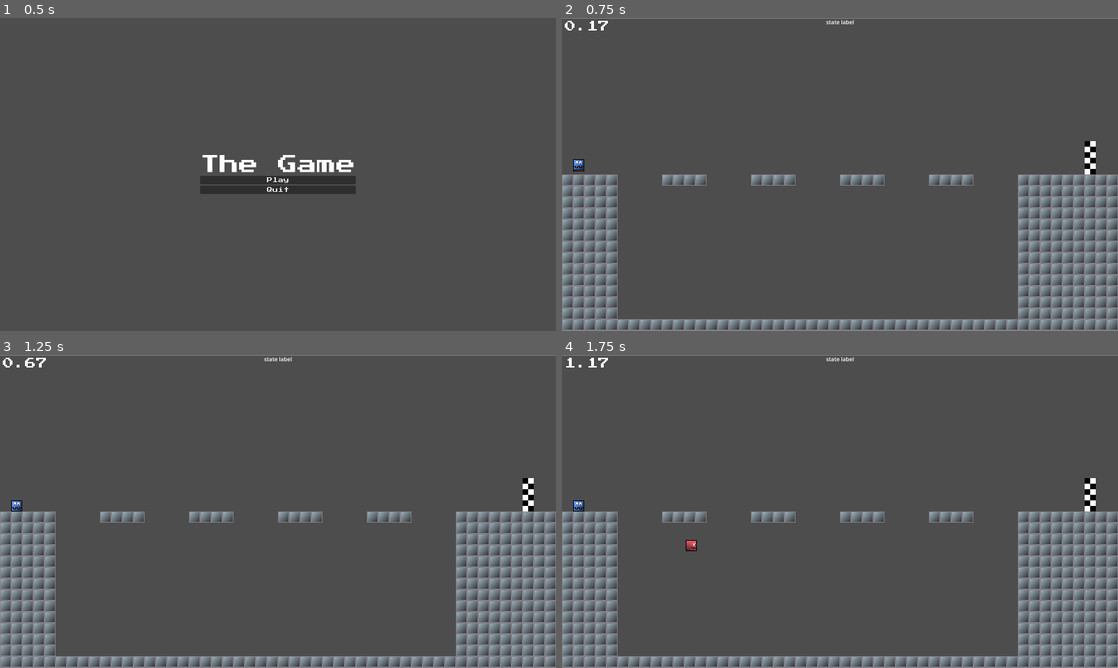
Above: before the commit, frames 1-4 (two rows, left to right).
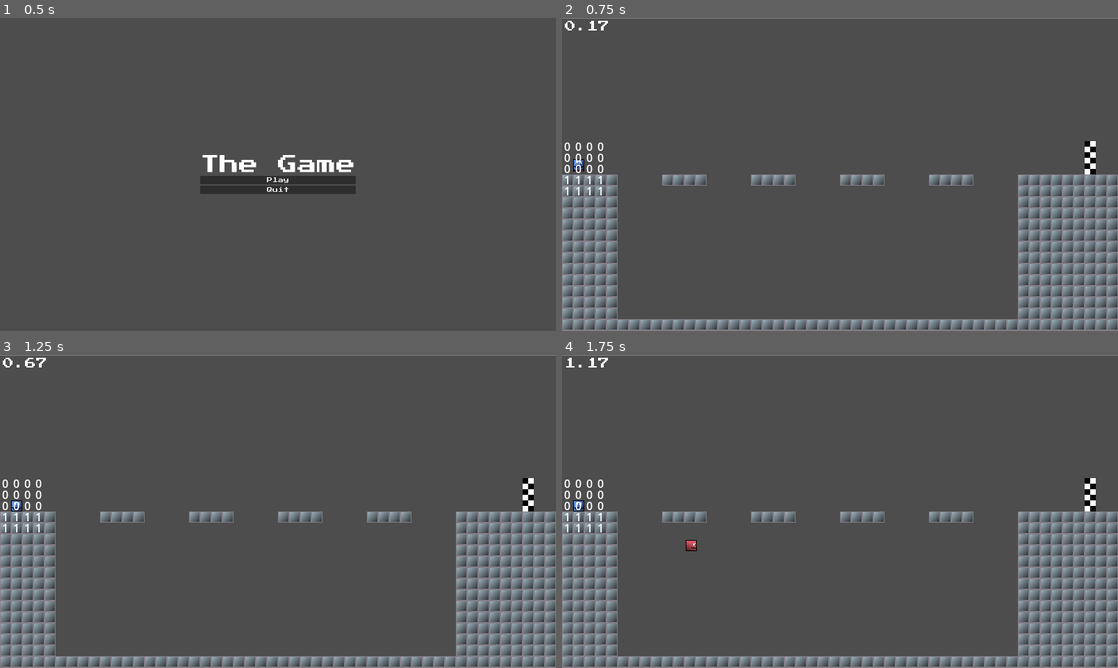
Above: after the commit, the same moments.

Repository: mdawso/dissertation
Game: Godot game, scene res://scenes/main.tscn
Two runs of this game, one before a commit and one after it. Both use one fixed random seed, a clock stepped at 60 frames per second and the inputs below.
Inputs:
- Up to frame 1 (0.5 s): no input
- Up to frame 2 (0.75 s): click "Play" at 0.5 s
- Up to frame 3 (1.25 s): no input
- Up to frame 4 (1.75 s): hold Right (right) from 1.28 s (still down); hold Shift (sprint) from 1.28 s (still down); tap Space (jump) at 1.52 s

Frame 1 is identical in both runs. In frame 2, 0.3% of the frame differs, in the area x 0-53%, y 0-57%; in frame 3, 0.3%; in frame 4, 0.3%.

Commit message:
changed to notebook for python side

Diff:
--- a/scenes/ai_player.tscn
+++ b/scenes/ai_player.tscn
@@ -29,19 +29,21 @@
 
 [node name="DEBUG_FinishLineVectorLengthLabel" type="Label" parent="FinishLineRaycast/DEBUG_FinishLineVector"]
 unique_name_in_owner = true
+visible = false
 offset_right = 40.0
 offset_bottom = 23.0
 horizontal_alignment = 1
 
 [node name="DEBUG_VisibleTileLabels" type="Node2D" parent="."]
 unique_name_in_owner = true
-visible = false
 top_level = true
 
 [node name="DEBUG_CanvasLayer" type="CanvasLayer" parent="."]
+visible = false
 
 [node name="DEBUG_StateLabel" type="Label" parent="DEBUG_CanvasLayer"]
 unique_name_in_owner = true
+visible = false
 anchors_preset = 5
 anchor_left = 0.5
 anchor_right = 0.5
--- a/scripts/ai_player.gd
+++ b/scripts/ai_player.gd
@@ -8,8 +8,9 @@
 const JUMP_VELOCITY = -400.0
 
 const SIGHT_RANGE = 2
+var numOfObservations = (2*SIGHT_RANGE+1)**2
 
-const gatheringData = true # bool to toggle all data gathering for model, debug
+const observing = true # bool to toggle all data gathering for model, debug
 
 @onready var finish_line_raycast: RayCast2D = %FinishLineRaycast
 
@@ -26,7 +27,8 @@
 	peer.poll()
 	if peer.get_status() == 2: # 2 is status connected
 		print("%s Connected" % [self])
-		peer.put_data(("Hello from %s" % [self]).to_ascii_buffer())
+		var setupData = {"numOfObservations":numOfObservations, "numOfActions": 5}
+		peer.put_data(JSON.stringify(setupData).to_ascii_buffer())
 
 func _physics_process(delta: float) -> void:
 
@@ -40,7 +42,7 @@
 
 	var dataToSend : String = "No Data!"
 
-	if gatheringData:
+	if observing:
 
 		var visibleTiles : Dictionary = {}
 		var distToFinishLine : float = 0
@@ -105,6 +107,7 @@
 			var packetString = peer.get_string(available_bytes)
 			print("Recieved data: " + packetString)
 
+			# FIXME this is a horrible way of doing this make a proper buffer you poof
 			var splitStrings : Array = packetString.split("|",false) # this handles a case where multiple json strings are sent in one packet
 
 			if splitStrings.size() > 1:
Not shown, changed: python/.gitignore
Not shown, removed: python/model.py
Not shown, added: python/server.ipynb
Not shown, removed: python/server.py
